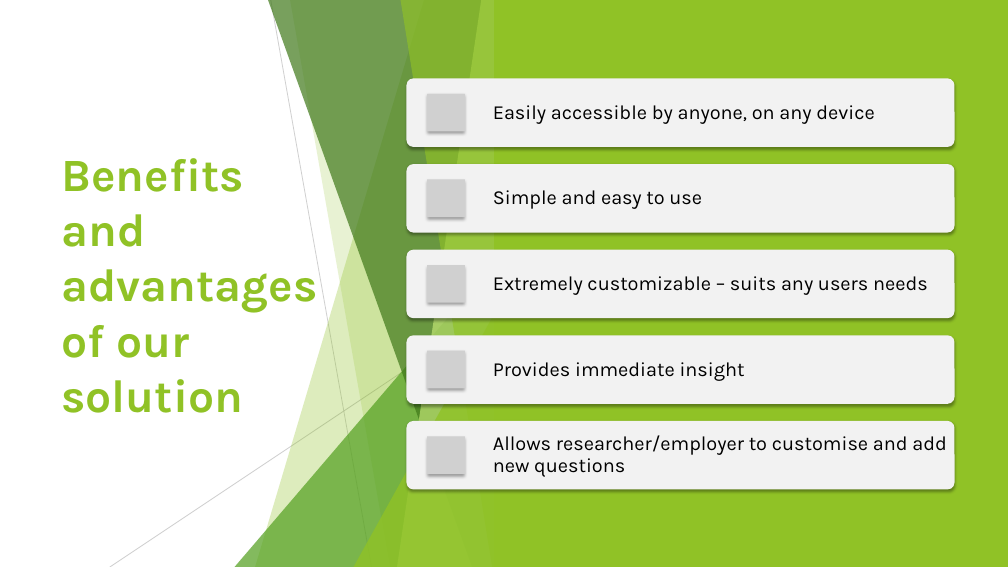
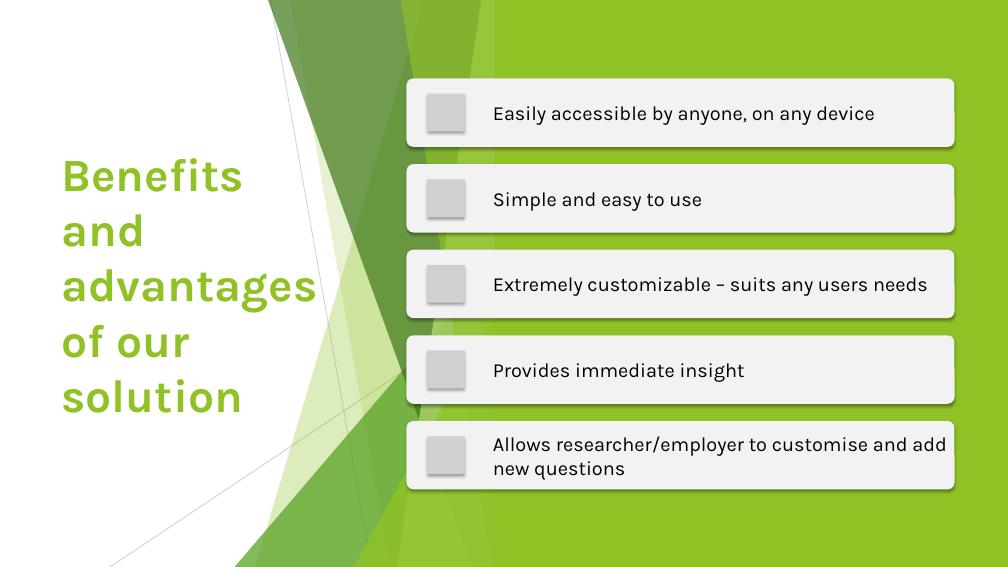
Before and after one commit to London18/team-21, a slide deck: slide 5 of resources/Code for Good - Presentation.pptx. Drawn at 1008x567 pixels with LibreOffice and Linux fonts; fonts in the diff are those of the drawing; grey boxes stand for pictures. Boxes give left, top, right and bottom in pixels: in the first picture for what was removed or moved away, otherwise in the second. Text is boxed around its words. In the diff, an @@ line names an element or a change of style, - is before the commit and + after.

```diff
--- a/resources/Code for Good - Presentation.pptx
+++ b/resources/Code for Good - Presentation.pptx
@@ text "Simple and easy to use" at [493,192,702,211]: line spacing 0.9 to 1 @@
@@ text "Allows researcher/employer to customise and ..." at [493,436,947,480]: line spacing 0.9 to 1 @@
```
Also in this commit, not shown: 2 other slides changed, 1 slide added.
